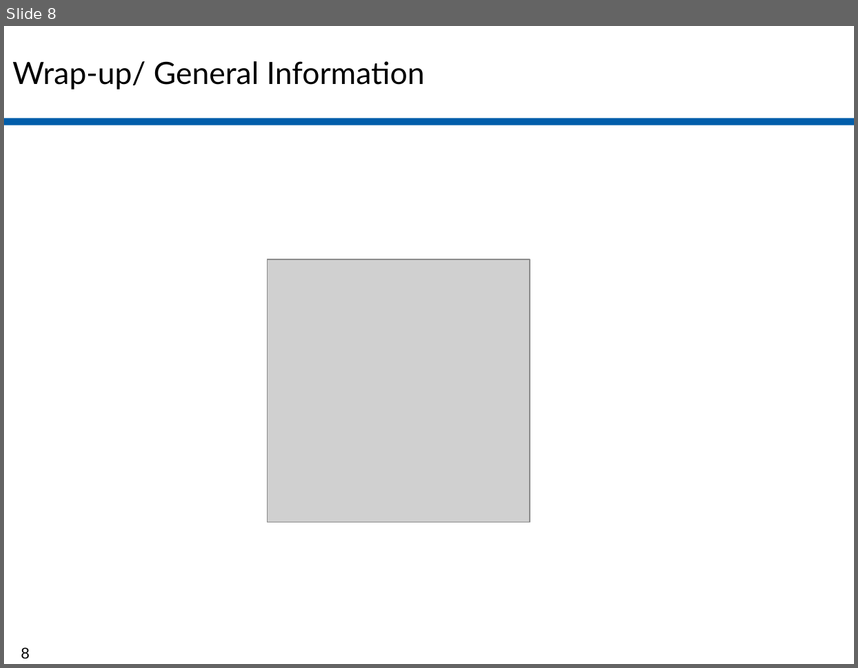
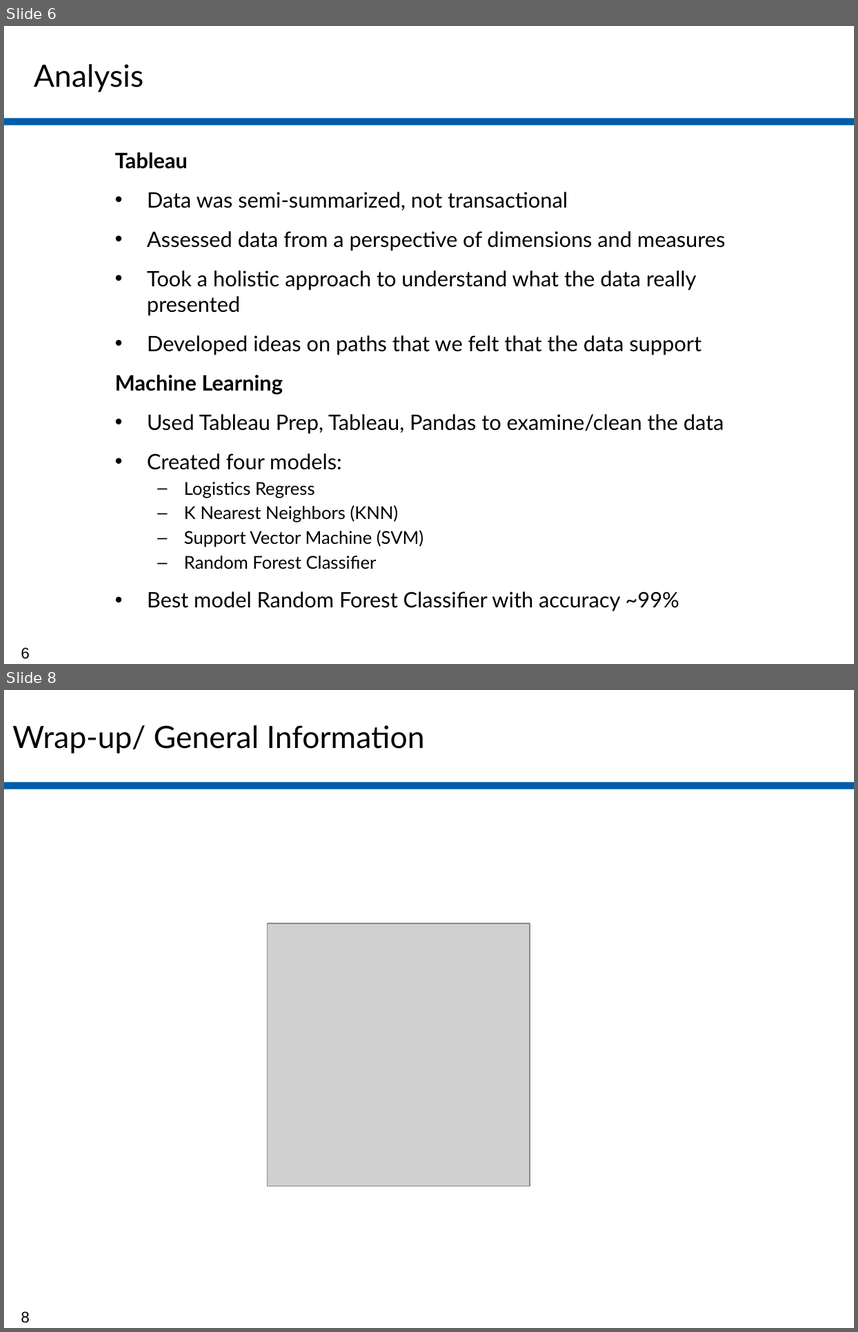
Before and after one commit to jamie-miller-rva/GRTC-Analysis, a slide deck: GRTC Project.pptx. Shown one above the other, each under a label of ours: slide 8 before the commit, slides 6 and 8 after it; the slides between them are not shown. The pictures are 858x668 and 858x1332 pixels, drawn with LibreOffice and Linux fonts; fonts in the diff are those of the drawing; grey boxes stand for pictures. Boxes give left, top, right and bottom in pixels: in the first picture for what was removed or moved away, otherwise in the second. Text is boxed around its words. In the diff, an @@ line names an element or a change of style, - is before the commit and + after.

```diff
--- a/GRTC Project.pptx
+++ b/GRTC Project.pptx
@@ slide 6 added at [4,26,854,664], background #FFFFFF; not listed: 1 template element that a slide beside it also shows @@
@@ text added at [34,64,143,92], 26 pt, text #000000 @@
+Analysis
@@ text added at [115,152,726,611], 18 pt, text #000000 @@
+Tableau
+• Data was semi-summarized, not transactional
+• Assessed data from a perspective of dimensions and measures
+• Took a holistic approach to understand what the data really presented
+• Developed ideas on paths that we felt that the data support
+Machine Learning
+• Used Tableau Prep, Tableau, Pandas to examine/clean the data
+• Created four models:
+  – Logistics Regress
+  – K Nearest Neighbors (KNN)
+  – Support Vector Machine (SVM)
+  – Random Forest Classifier
+• Best model Random Forest Classifier with accuracy ~99%
@@ page number added at [21,647,30,659], 13 pt, text #000000 @@
+6
```
Also in this commit, not shown: 2 slides changed, 3 other slides added, 4 slides removed.
